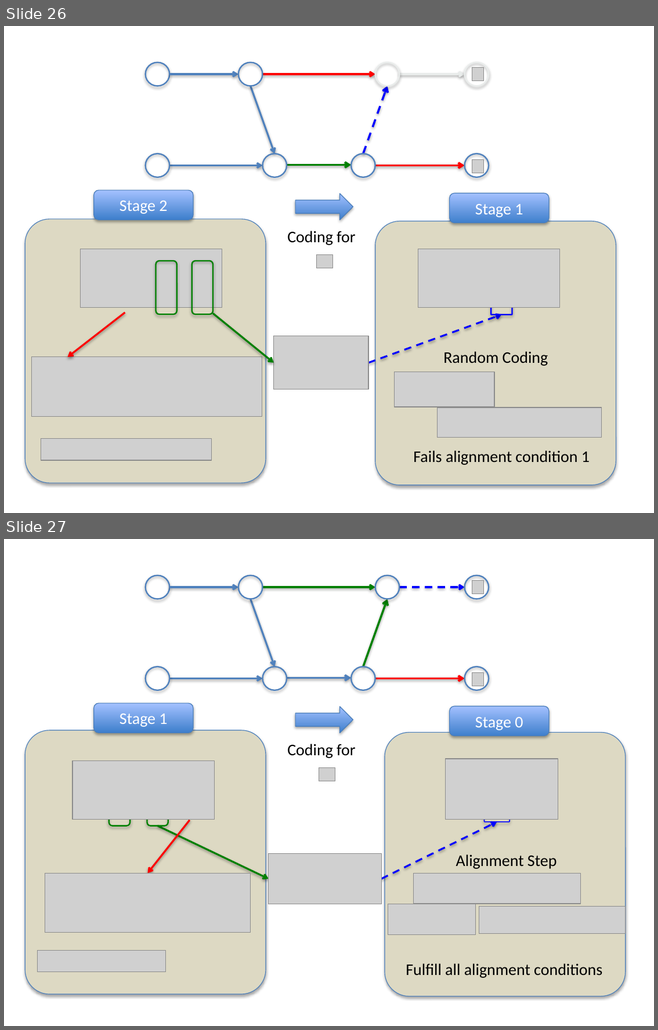
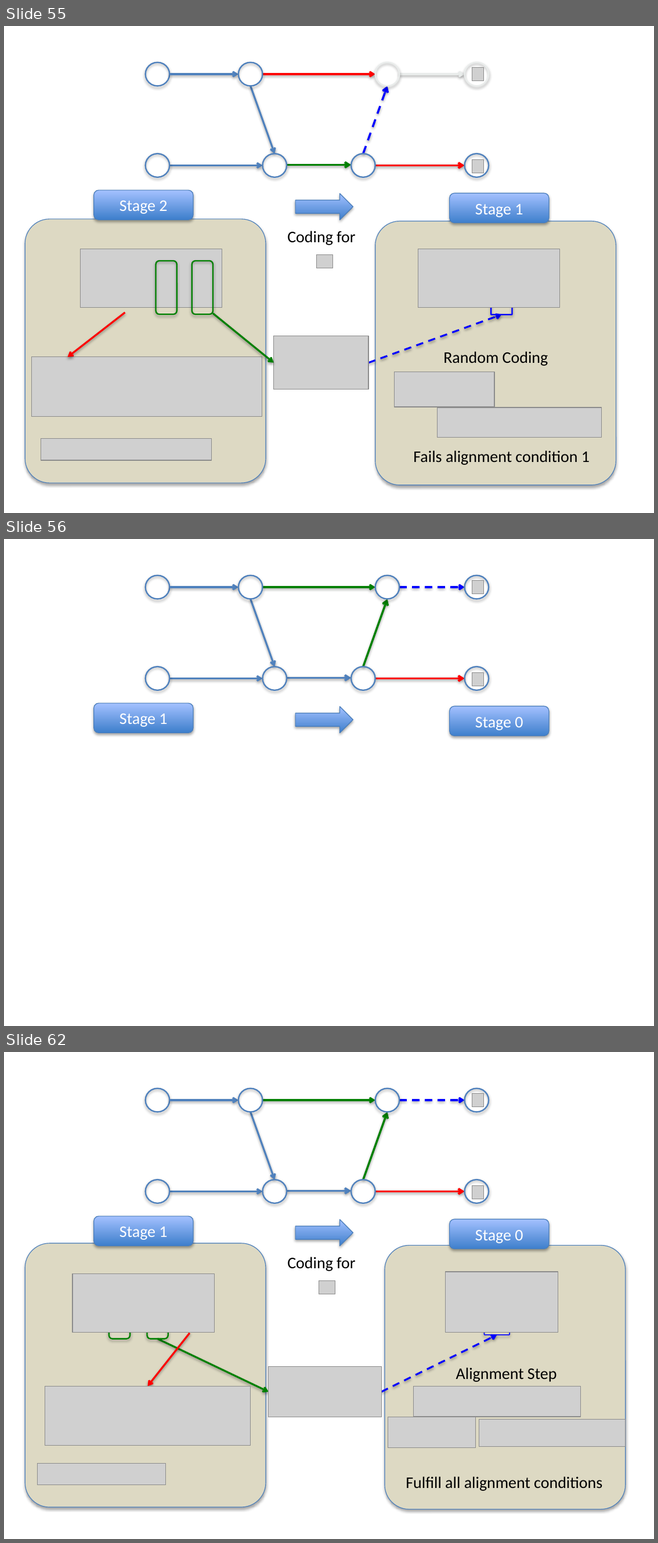
Before and after one commit to weifei/tuz, a slide deck: ExampleSlides.pptx. Shown one above the other, each under a label of ours: slides 26 and 27 before the commit, slides 55, 56 and 62 after it; the slides between them are not shown. The pictures are 658x1030 and 658x1543 pixels, drawn with LibreOffice and Linux fonts; fonts in the diff are those of the drawing; grey boxes stand for pictures; background and template pictures are left out. Boxes give left, top, right and bottom in pixels: in the first picture for what was removed or moved away, otherwise in the second. Text is boxed around its words. In the diff, an @@ line names an element or a change of style, - is before the commit and + after.

```diff
--- a/ExampleSlides.pptx
+++ b/ExampleSlides.pptx
@@ slide 56 added at (4,539,654,1026), background #FFFFFF @@
@@ group added at (146,576,489,690): 8 ellipses, 8 arrows @@
@@ picture added at (471,581,484,594) @@
@@ picture added at (471,673,484,686) @@
@@ rounded rectangle added at (94,703,193,733), fill gradient #3F80CE to #A4C4FF, outline #4B7EBC 0.75 pt, 18 pt, text #FFFFFF @@
+Stage 1
@@ right arrow added at (295,707,353,733), fill gradient #3F80CE to #A4C4FF, outline #4B7EBC 0.75 pt @@
@@ rounded rectangle added at (449,706,549,736), fill gradient #3F80CE to #A4C4FF, outline #4B7EBC 0.75 pt, 18 pt, text #FFFFFF @@
+Stage 0
@@ what was slide 26 is now slide 55 @@
@@ what was slide 27 is now slide 62 @@
```
Also in this commit, not shown: 1 slide changed, 34 other slides added.
